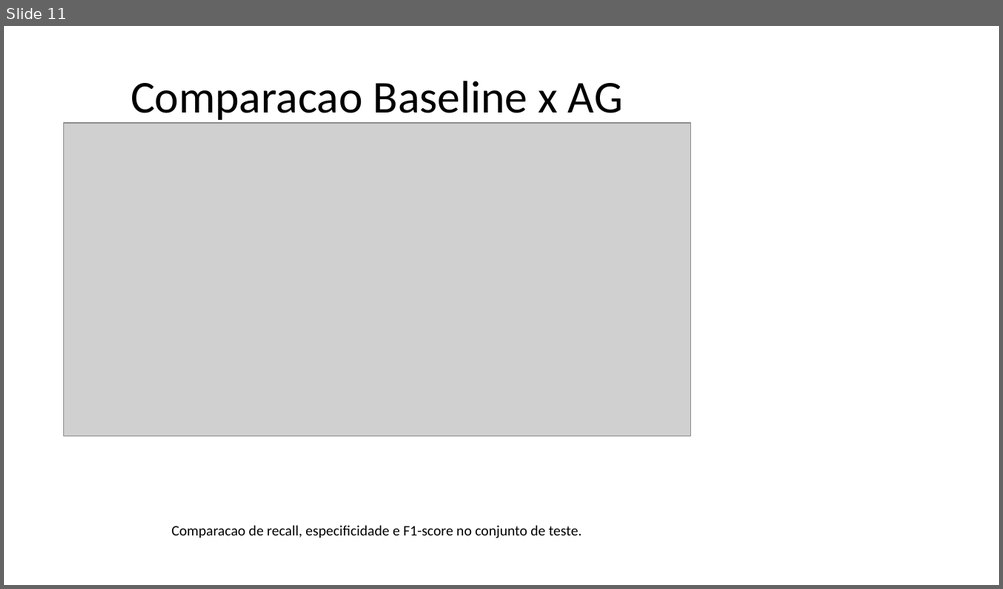
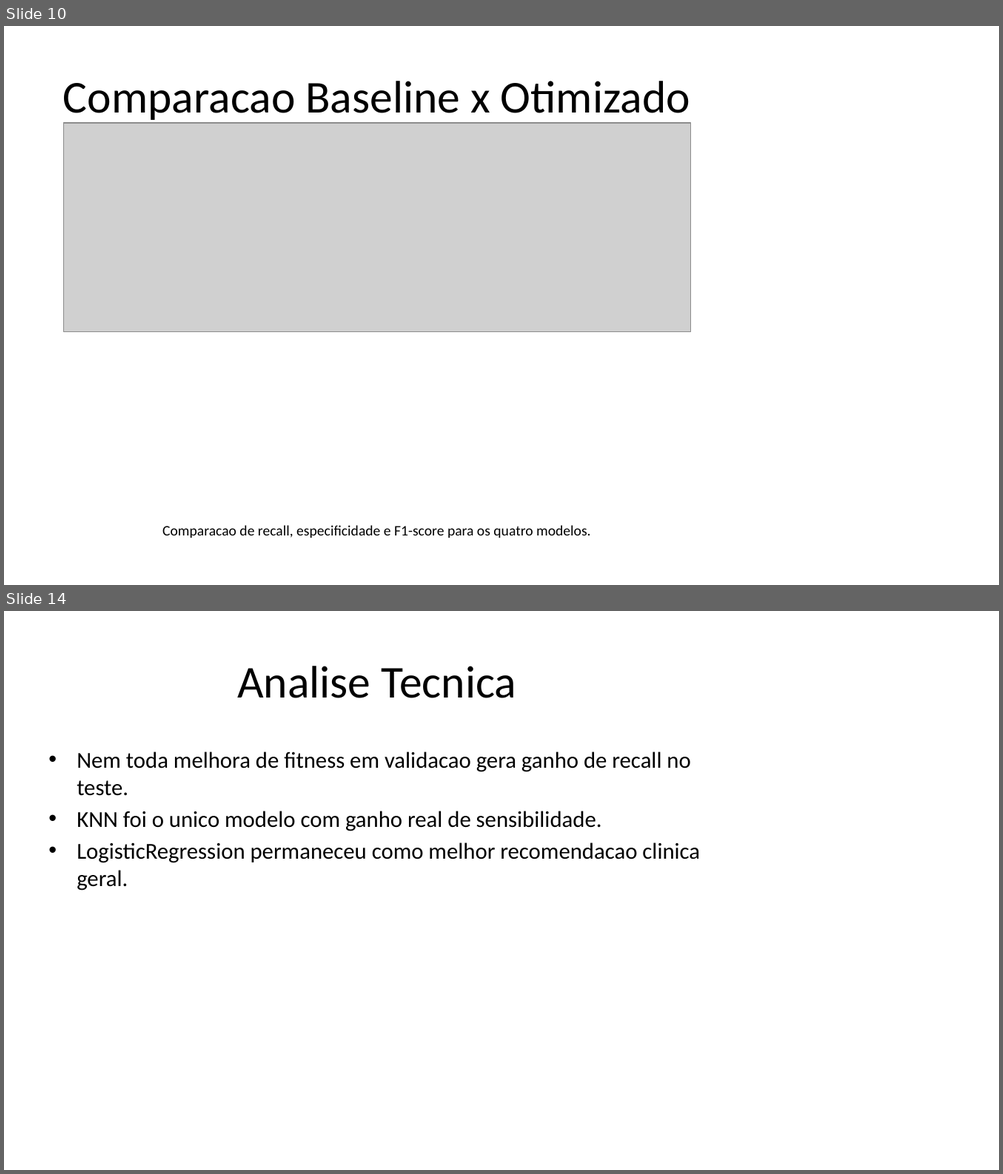
Before and after one commit to DanielNeto1092/tech-challenge-fase2, a slide deck: docs/Apresentacao_Algoritmo_Genetico_Cancer_de_Mama.pptx. Shown one above the other, each under a label of ours: slide 11 before the commit, slides 10 and 14 after it; the slides between them are not shown. The pictures are 1003x589 and 1003x1174 pixels, drawn with LibreOffice and Linux fonts; fonts in the diff are those of the drawing; grey boxes stand for pictures. Boxes give left, top, right and bottom in pixels: in the first picture for what was removed or moved away, otherwise in the second. Text is boxed around its words. In the diff, an @@ line names an element or a change of style, - is before the commit and + after.

Commit message:
Melhoria dos hiperparametros

```diff
--- a/docs/Apresentacao_Algoritmo_Genetico_Cancer_de_Mama.pptx
+++ b/docs/Apresentacao_Algoritmo_Genetico_Cancer_de_Mama.pptx
@@ slide 14 added at box(4, 611, 999, 1170), background #FFFFFF @@
@@ title added at box(237, 666, 516, 698), 44 pt, text #000000 @@
+Analise Tecnica
@@ text added at box(77, 752, 700, 891), 22 pt, text #000000 @@
+• Nem toda melhora de fitness em validacao gera ganho de recall no teste.
+• KNN foi o unico modelo com ganho real de sensibilidade.
+• LogisticRegression permaneceu como melhor recomendacao clinica geral.
@@ what was slide 11 is now slide 10 @@
@@ slide 10 changed as well @@
@@ title at box(63, 81, 690, 124): text changed @@
-Comparacao Baseline x AG
+Comparacao Baseline x Otimizado
@@ picture: place and size @@
-picture at box(64, 123, 691, 437)
+picture at box(64, 123, 691, 332)
@@ text at box(162, 526, 591, 538): text changed @@
-Comparacao de recall, especificidade e F1-score no conjunto de teste.
+Comparacao de recall, especificidade e F1-score para os quatro modelos.
```
Also in this commit, not shown: 5 other slides changed, 9 other slides added, 15 slides removed, 28 other files.
